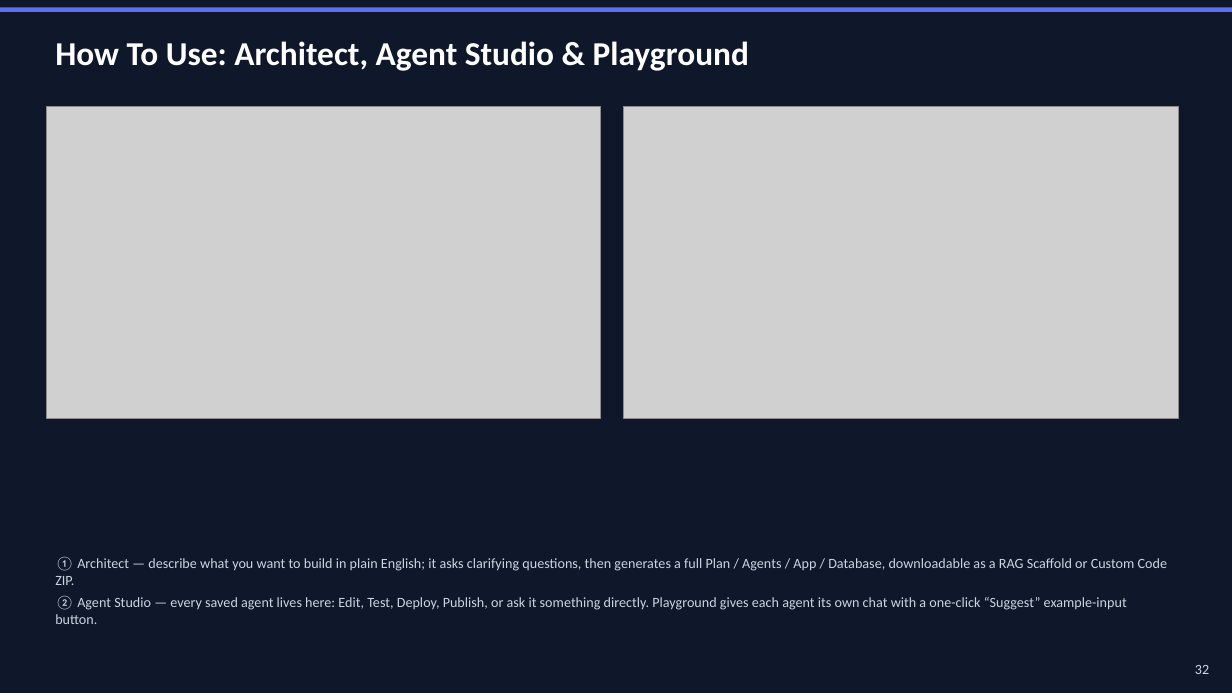
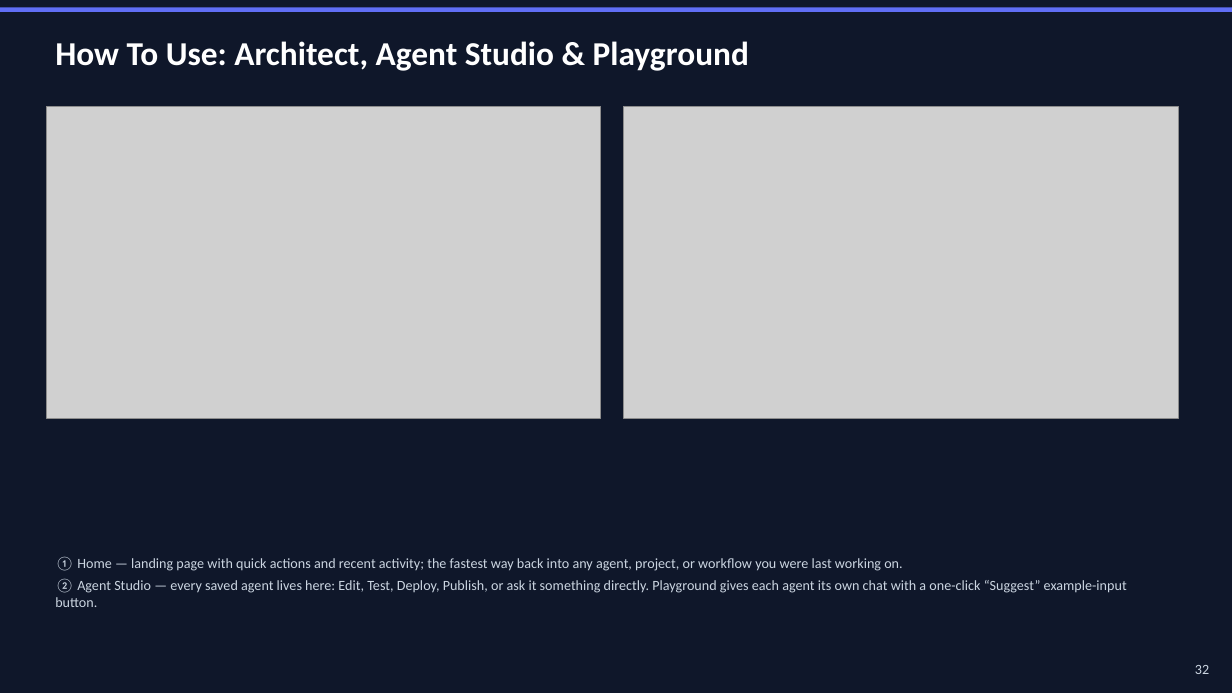
Before and after one commit to nsureshmanikandan/AgentForge, a slide deck: slide 32 of docs/AgentForge-PresentationV8.pptx. Drawn at 1232x693 pixels with LibreOffice and Linux fonts; fonts in the diff are those of the drawing; grey boxes stand for pictures. Boxes give left, top, right and bottom in pixels: in the first picture for what was removed or moved away, otherwise in the second. Text is boxed around its words. In the diff, an @@ line names an element or a change of style, - is before the commit and + after.

```diff
--- a/docs/AgentForge-PresentationV8.pptx
+++ b/docs/AgentForge-PresentationV8.pptx
@@ text at (55,556,902,571): text changed @@
-① Architect — describe what you want to build in plain English; it asks clarifying questions, then generates a full Plan / Agents / App / Database, downloadable as a RAG Scaffold or Custom Code ZIP.
+① Home — landing page with quick actions and recent activity; the fastest way back into any agent, project, or workflow you were last working on.
```
Also in this commit, not shown: 1 other slide changed.
